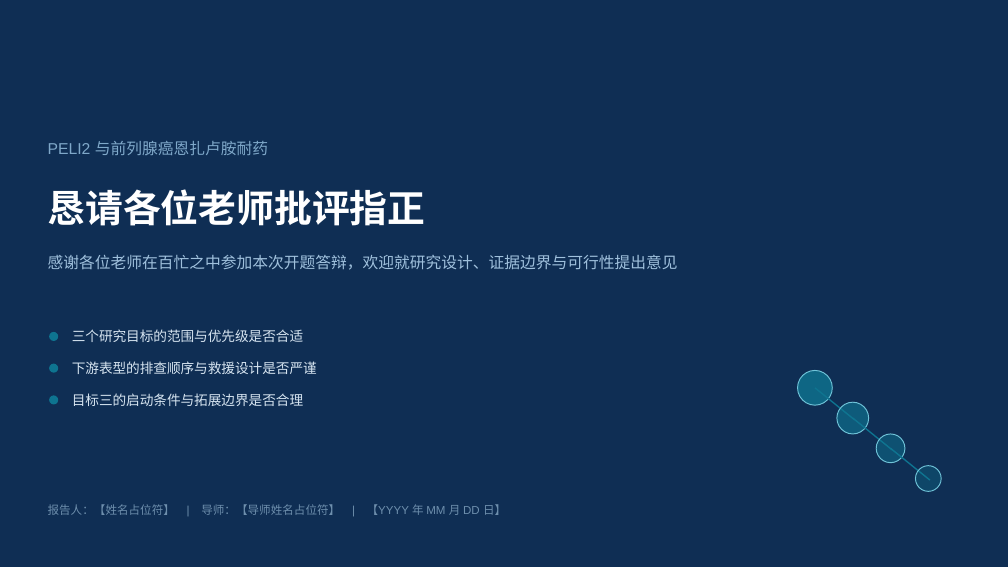
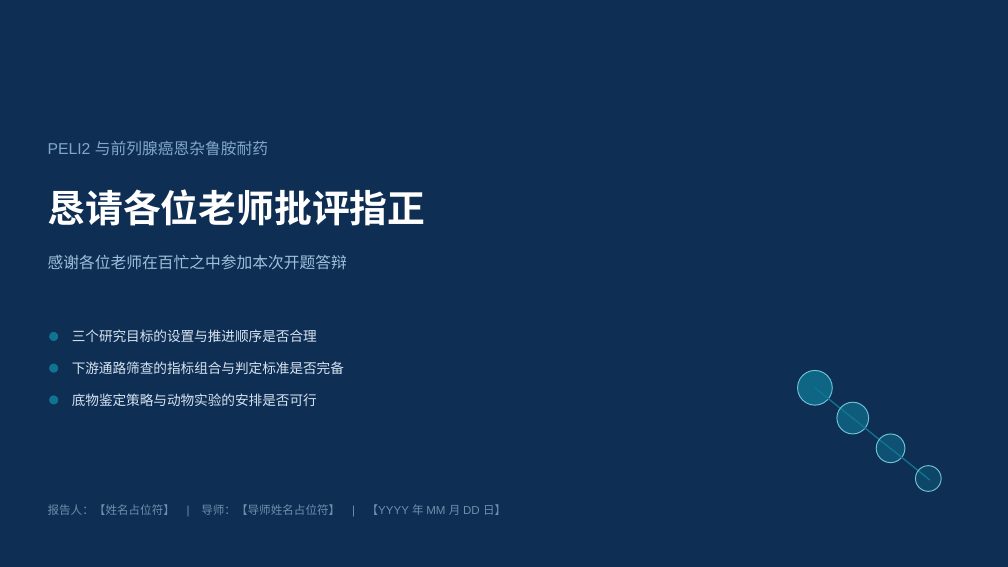
Before and after one commit to query11/test, a slide deck: slide 15 of PELI2开题/PELI2_开题报告.pptx. Drawn at 1008x567 pixels with LibreOffice and Linux fonts; fonts in the diff are those of the drawing. Boxes give left, top, right and bottom in pixels: in the first picture for what was removed or moved away, otherwise in the second. Text is boxed around its words. In the diff, an @@ line names an element or a change of style, - is before the commit and + after.

```diff
--- a/PELI2开题/PELI2_开题报告.pptx
+++ b/PELI2开题/PELI2_开题报告.pptx
@@ text at [48, 141, 268, 155]: text changed @@
-PELI2 与前列腺癌恩扎卢胺耐药
+PELI2 与前列腺癌恩杂鲁胺耐药
@@ text at [48, 255, 347, 269]: text changed @@
-感谢各位老师在百忙之中参加本次开题答辩，欢迎就研究设计、证据边界与可行性提出意见
+感谢各位老师在百忙之中参加本次开题答辩
@@ text at [72, 329, 317, 342]: text changed @@
-三个研究目标的范围与优先级是否合适
+三个研究目标的设置与推进顺序是否合理
@@ text at [72, 361, 344, 374]: text changed @@
-下游表型的排查顺序与救援设计是否严谨
+下游通路筛查的指标组合与判定标准是否完备
@@ text at [72, 393, 317, 406]: text changed @@
-目标三的启动条件与拓展边界是否合理
+底物鉴定策略与动物实验的安排是否可行
```
Also in this commit, not shown: 7 other slides changed, 7 slides added, 7 slides removed, 2 other files.
